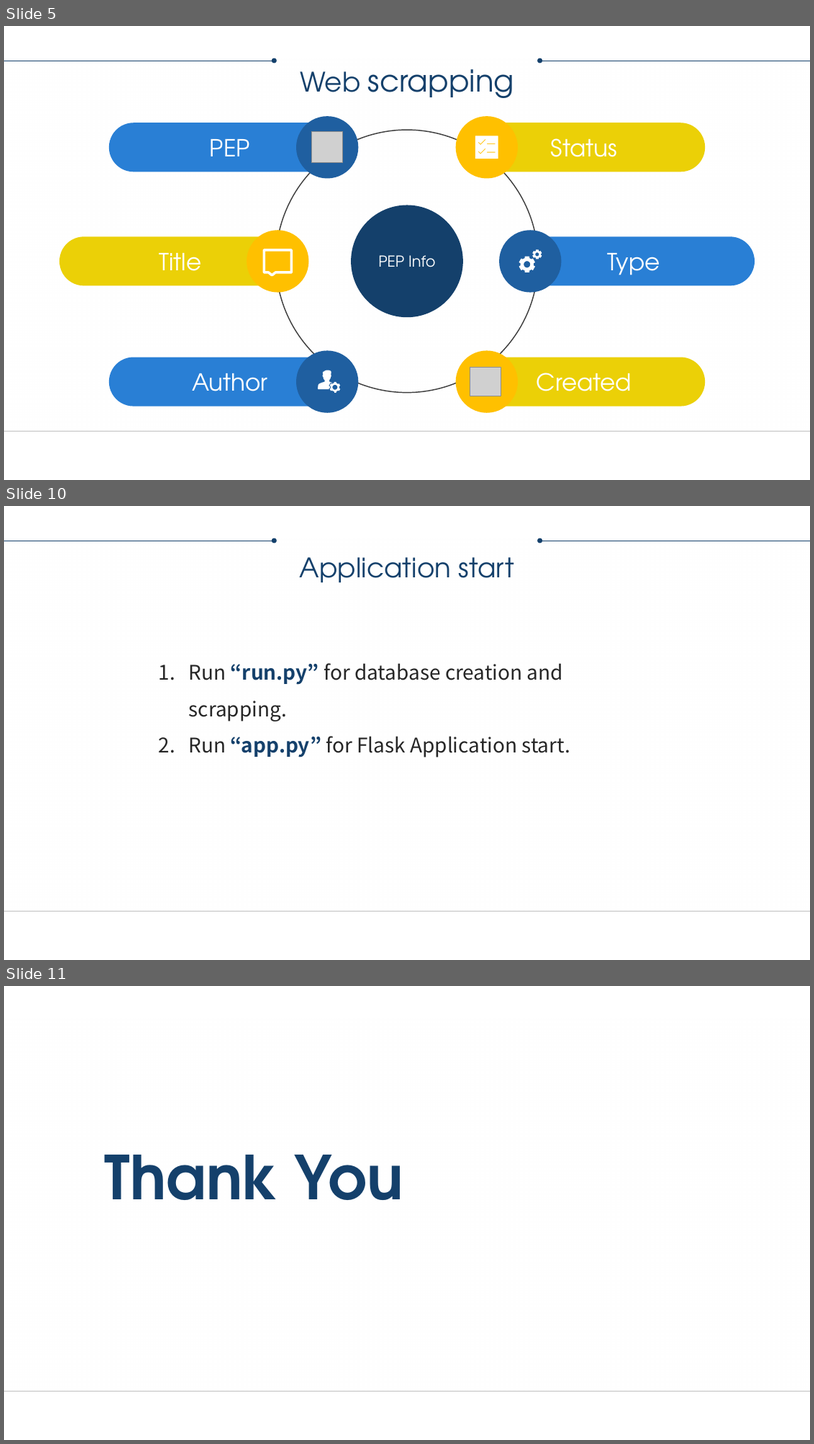
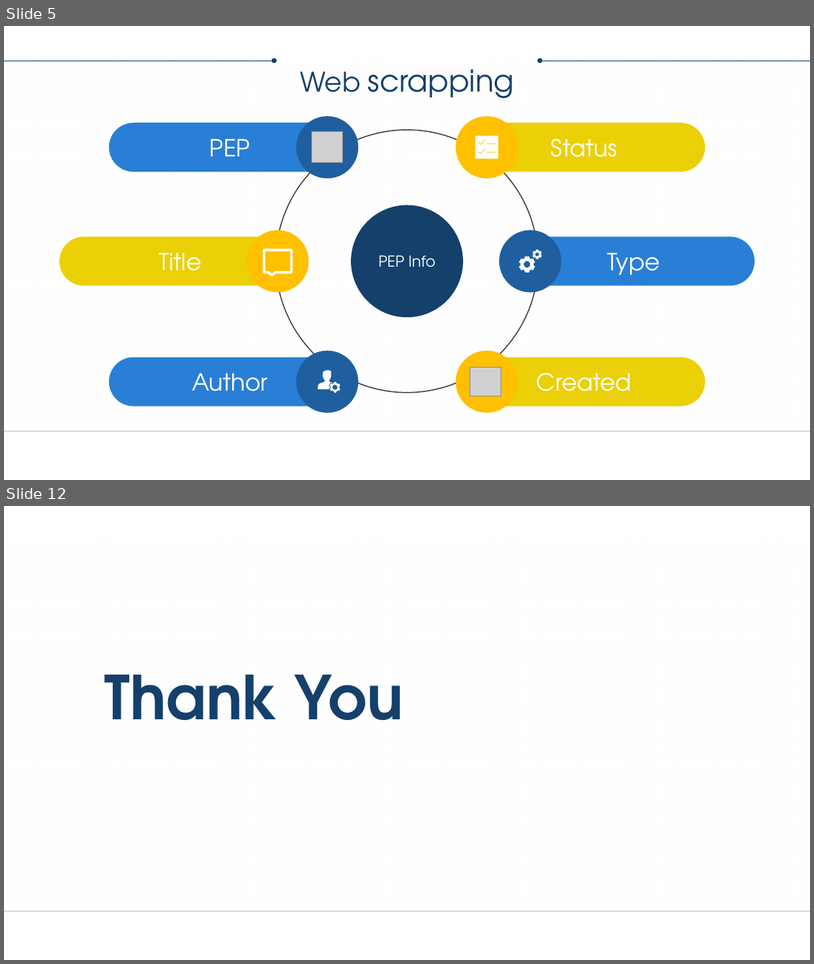
Before and after one commit to segadamyan/peps, a slide deck: PEP's Project.pptx. Shown one above the other, each under a label of ours: slides 5, 10 and 11 before the commit, slides 5 and 12 after it; the slides between them are not shown. The pictures are 814x1444 and 814x964 pixels, drawn with LibreOffice and Linux fonts; fonts in the diff are those of the drawing; grey boxes stand for pictures; background and template pictures are left out. Boxes give left, top, right and bottom in pixels: in the first picture for what was removed or moved away, otherwise in the second. Text is boxed around its words. In the diff, an @@ line names an element or a change of style, - is before the commit and + after.

```diff
--- a/PEP's Project.pptx
+++ b/PEP's Project.pptx
@@ slide 10 removed at box(4, 506, 810, 960), background #FFFFFF; not listed: 2 template elements that a slide beside it also shows @@
@@ arrow removed from (4, 541) to (275, 541) @@
@@ arrow removed from (810, 541) to (540, 541) @@
@@ text removed at box(300, 557, 514, 582) @@
-Application start
@@ text removed at box(189, 663, 571, 757) @@
-1. Run “run.py” for database creation and scrapping.
-2. Run “app.py” for Flask Application start.
@@ what was slide 11 is now slide 12 @@
```
Also in this commit, not shown: 5 slides changed, 2 slides added.
